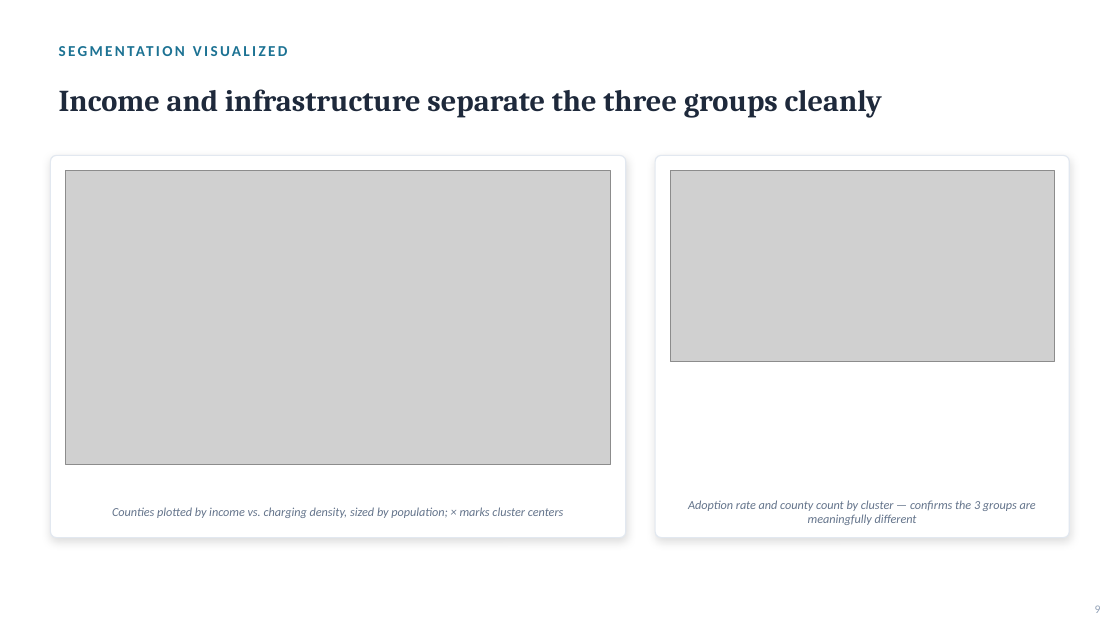
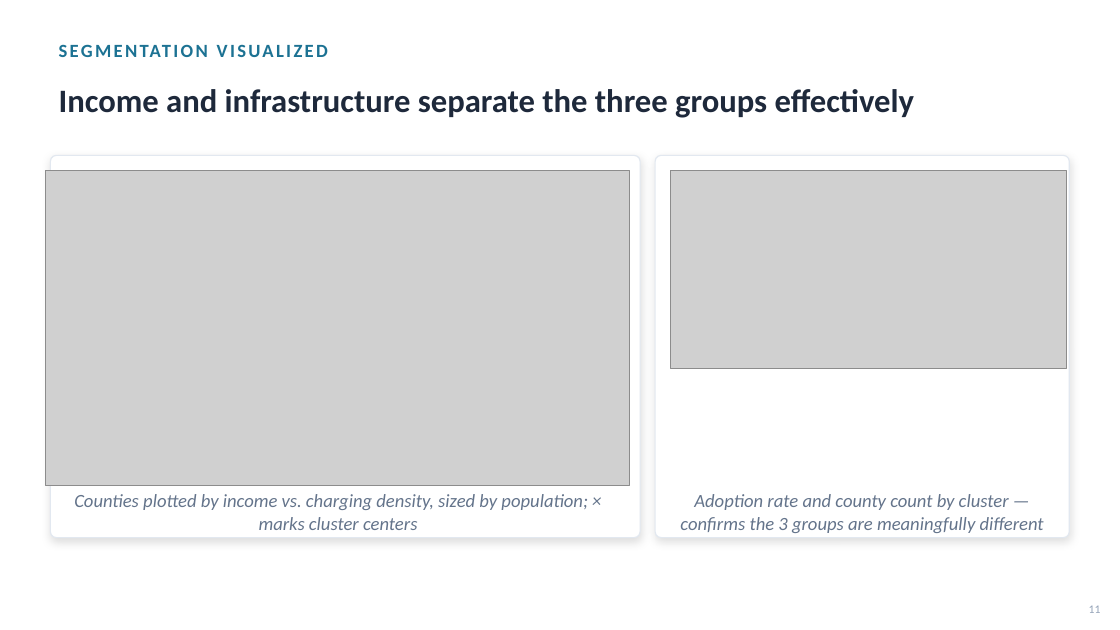
Before and after one commit to gawandesailee-lab/learndsp, a slide deck: slide 11 of Data Science Capstone 3 Project/reports/EV_Adoption_Executive_Briefing.pptx (slide 9 before the commit). Drawn at 1120x630 pixels with LibreOffice and Linux fonts; fonts in the diff are those of the drawing; grey boxes stand for pictures. Boxes give left, top, right and bottom in pixels: in the first picture for what was removed or moved away, otherwise in the second. Text is boxed around its words. In the diff, an @@ line names an element or a change of style, - is before the commit and + after.

```diff
--- a/Data Science Capstone 3 Project/reports/EV_Adoption_Executive_Briefing.pptx
+++ b/Data Science Capstone 3 Project/reports/EV_Adoption_Executive_Briefing.pptx
@@ text "SEGMENTATION VISUALIZED" at [50,35,723,65]: size 13 to 16 pt @@
@@ text at [59,89,914,118]: text changed; size 26 to 28 pt; font Cambria to Calibri @@
-Income and infrastructure separate the three groups cleanly
+Income and infrastructure separate the three groups effectively
@@ picture: place and size @@
-picture at [66,171,611,465]
+picture at [45,171,630,486]
@@ rounded rectangle: place and size @@
-rounded rectangle at [50,155,626,538]
+rounded rectangle at [50,155,640,538]
@@ picture: place and size @@
-picture at [670,171,1054,362]
+picture at [670,171,1067,368]
@@ text "Counties plotted by income vs. ..." at [74,494,588,530]: size 10.5 to 16 pt @@
@@ text "Adoption rate and county count ..." at [680,494,1044,533]: size 10.5 to 16 pt @@
@@ text at [1089,606,1101,613]: text changed @@
-9
+11
```
Also in this commit, not shown: 13 other slides changed, 2 slides added.
